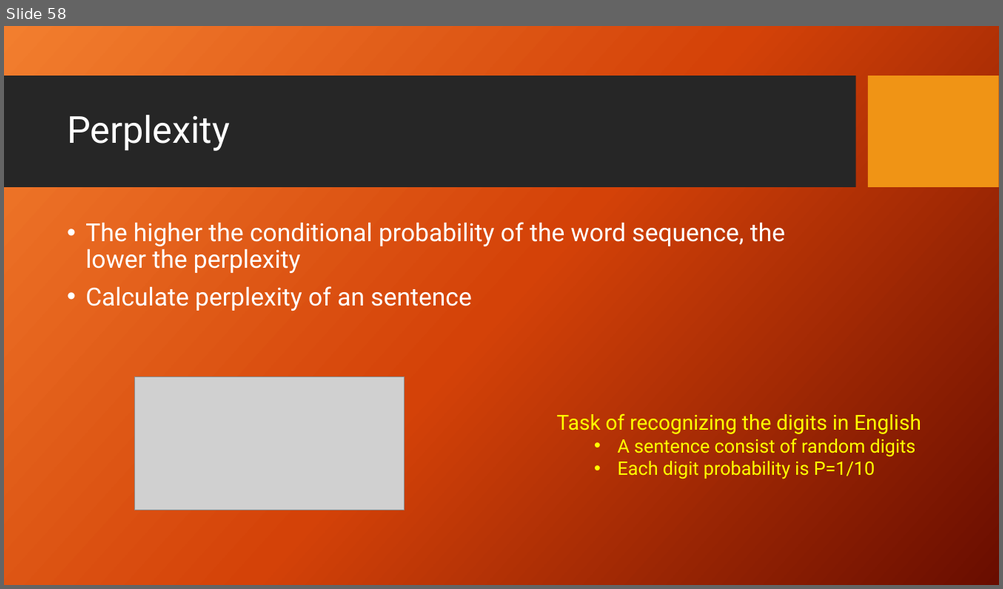
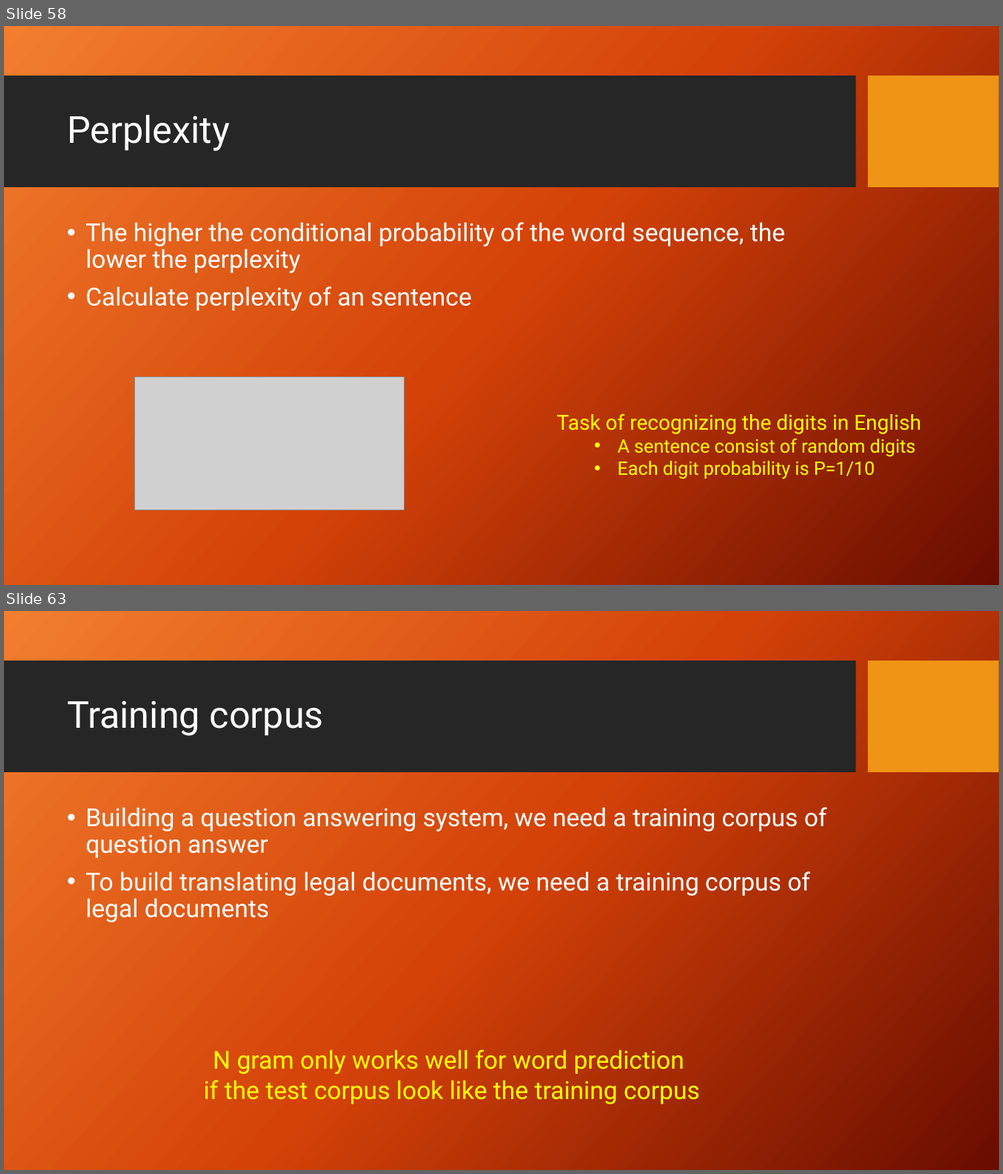
Before and after one commit to FaisalAhmedBijoy/Natural-Language-Processing-with-Python, a slide deck: docs/NLP_bangla_tutorial.pptx. Shown one above the other, each under a label of ours: slide 58 before the commit, slides 58 and 63 after it; the slides between them are not shown. The pictures are 1003x589 and 1003x1174 pixels, drawn with LibreOffice and Linux fonts; fonts in the diff are those of the drawing; grey boxes stand for pictures; background and template pictures are left out. Boxes give left, top, right and bottom in pixels: in the first picture for what was removed or moved away, otherwise in the second. Text is boxed around its words. In the diff, an @@ line names an element or a change of style, - is before the commit and + after.

```diff
--- a/docs/NLP_bangla_tutorial.pptx
+++ b/docs/NLP_bangla_tutorial.pptx
@@ slide 63 added at (x1=4, y1=611, x2=999, y2=1170), background picture (left out); not listed: 2 template elements that a slide beside it also shows @@
@@ title added at (x1=67, y1=701, x2=324, y2=736), 36 pt, text #FFFFFF @@
+Training corpus
@@ text added at (x1=85, y1=807, x2=827, y2=923), 24 pt, text #FFFFFF @@
+• Building a question answering system, we need a training corpus of question answer
+• To build translating legal documents, we need a training corpus of legal documents
@@ text added at (x1=204, y1=1050, x2=700, y2=1105), 24 pt, text #FFFF00 @@
+N gram only works well for word prediction
+if the test corpus look like the training corpus
```
Also in this commit, not shown: 7 other slides added.
